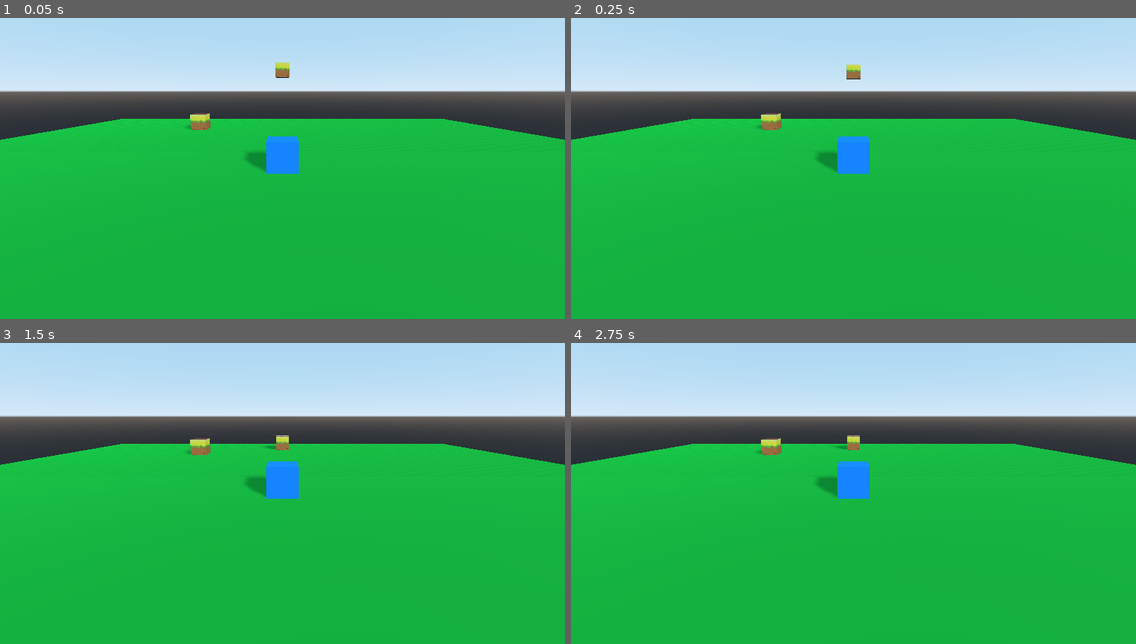
Above: before the commit, frames 1-4 (two rows, left to right).
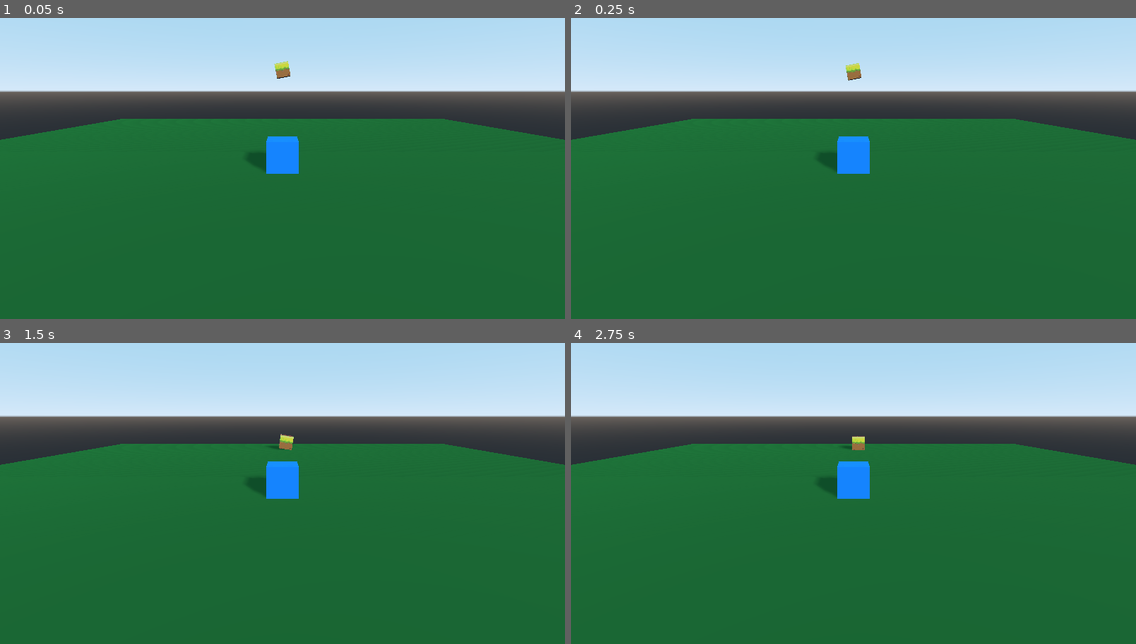
Above: after the commit, the same moments.

Repository: teratron/hexadot
Game: Godot game, scene res://src/3D/3d.tscn
Two runs of this game, one before a commit and one after it. Both use one fixed random seed, a clock stepped at 60 frames per second and the inputs below.
Inputs:
- Up to frame 1 (0.05 s): no input
- Up to frame 2 (0.25 s): no input
- Up to frame 3 (1.5 s): hold Right (ui_right) 0.53-1.28 s; hold Down (ui_down) from 1.28 s (still down)
- Up to frame 4 (2.75 s): tap Enter at 2 s; release Down (ui_down) at 2.03 s; hold Right (ui_right) from 2.03 s (still down)

The runs differ from the first frame. In frame 1, 64% of the frame differs, in the area x 0-100%, y 14-100%; in frame 2, 64%; in frame 3, 64%; in frame 4, 64%.

Commit message:
3D

Diff:
--- a/project.godot
+++ b/project.godot
@@ -9,12 +9,18 @@
 config_version=4
 
 _global_script_classes=[ {
+"base": "",
+"class": "GitAPI",
+"language": "NativeScript",
+"path": "res://addons/godot-git-plugin/git_api.gdns"
+}, {
 "base": "Node",
 "class": "Planet",
 "language": "GDScript",
 "path": "res://src/Planet/planet.gd"
 } ]
 _global_script_class_icons={
+"GitAPI": "",
 "Planet": "res://assets/earth.svg"
 }
 
@@ -26,7 +32,7 @@
 
 [gdnative]
 
-singletons=[  ]
+singletons=[ "res://addons/godot-git-plugin/git_api.gdnlib" ]
 
 [input]
 
--- a/src/3D/3d.tscn
+++ b/src/3D/3d.tscn
@@ -10,7 +10,7 @@
 size = Vector3( 60, 2, 60 )
 
 [sub_resource type="SpatialMaterial" id=10]
-albedo_color = Color( 0, 0.65098, 0.192157, 1 )
+albedo_color = Color( 0.0470588, 0.368627, 0.141176, 1 )
 
 [sub_resource type="BoxShape" id=13]
 
@@ -19,11 +19,6 @@
 
 [sub_resource type="CubeMesh" id=3]
 material = SubResource( 6 )
-
-[sub_resource type="CubeMesh" id=4]
-
-[sub_resource type="SpatialMaterial" id=7]
-albedo_texture = ExtResource( 2 )
 
 [sub_resource type="BoxShape" id=14]
 
@@ -62,21 +57,16 @@
 
 [node name="Boxes" type="Spatial" parent="."]
 
-[node name="Box" type="MeshInstance" parent="Boxes"]
-transform = Transform( 1, 0, 0, 0, 1, 0, 0, 0, 1, -11.179, 1, -17.291 )
-mesh = SubResource( 4 )
-material/0 = SubResource( 7 )
-
-[node name="RigidBody" type="RigidBody" parent="Boxes"]
-transform = Transform( 1, 0, 0, 0, 1, 0, 0, 0, 1, 0, 8, -22.1334 )
+[node name="Box" type="RigidBody" parent="Boxes"]
+transform = Transform( 0.981627, -0.190809, 0, 0.190809, 0.981627, 0, 0, 0, 1, 0, 8, -22 )
 __meta__ = {
 "_edit_group_": true
 }
 
-[node name="CollisionShape" type="CollisionShape" parent="Boxes/RigidBody"]
+[node name="CollisionShape" type="CollisionShape" parent="Boxes/Box"]
 shape = SubResource( 14 )
 
-[node name="MeshInstance" type="MeshInstance" parent="Boxes/RigidBody"]
+[node name="MeshInstance" type="MeshInstance" parent="Boxes/Box"]
 mesh = SubResource( 11 )
 material/0 = SubResource( 12 )
 
@@ -85,7 +75,7 @@
 script = ExtResource( 1 )
 
 [node name="DirectionalLight" type="DirectionalLight" parent="."]
-transform = Transform( 0.878377, -0.157564, 0.451251, -0.0723587, 0.889384, 0.451397, -0.47246, -0.429149, 0.769814, 6.56373, 9.89348, 11.3406 )
+transform = Transform( 0.878377, -0.157565, 0.451251, -0.0723587, 0.889384, 0.451397, -0.47246, -0.429149, 0.769813, 6.564, 15, 11.341 )
 shadow_enabled = true
 __meta__ = {
 "_edit_lock_": true
Not shown: 1 places in src/3D/3d.tscn that only renumber resources
